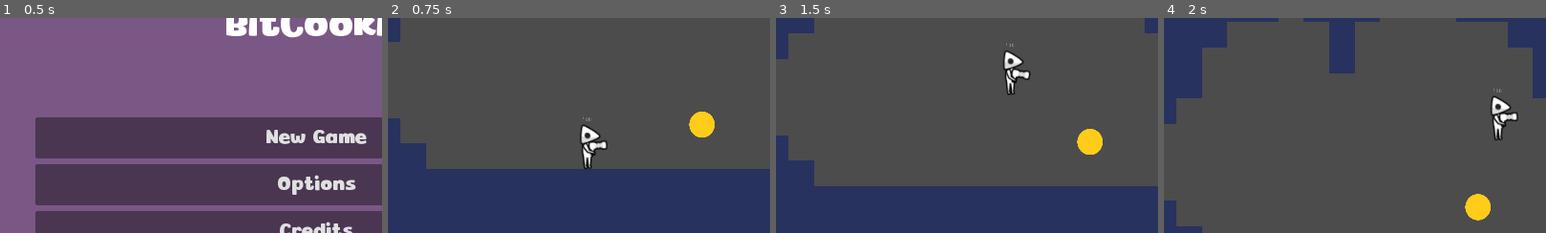
Above: before the commit, frames 1-4 (left to right).
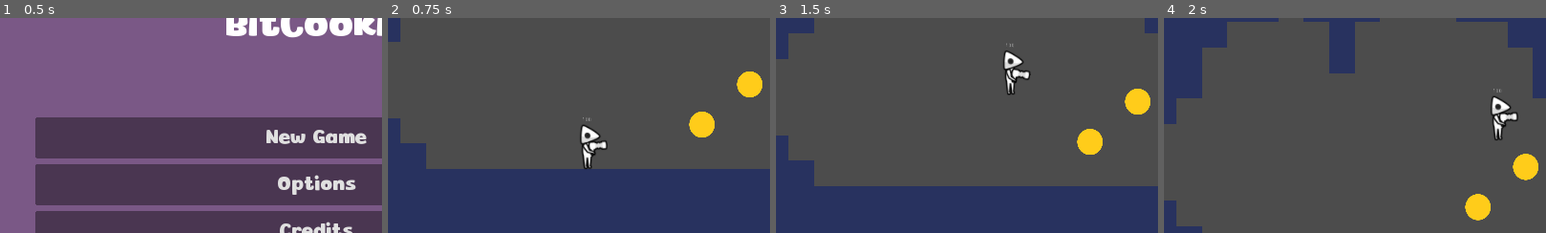
Above: after the commit, the same moments.

Repository: Addcrypto/Bit-Cookie
Game: Godot game, scene res://src/menus/MainMenu.tscn
Same seed, same stepped clock (60 frames per second), same inputs: the game is played once before the commit and once after it.
Inputs (mouse positions are % of the whole screen's width and height, from its top left):
- Up to frame 1 (0.5 s): no input
- Up to frame 2 (0.75 s): click "New Game" at 0.5 s
- Up to frame 3 (1.5 s): tap Enter at 1.25 s; move the mouse to (72, 45) at 1.27 s; hold D (move_right) from 1.28 s (still down); hold Space (jump) from 1.28 s (still down)
- Up to frame 4 (2 s): keep holding D (move_right); keep holding Space (jump)
The pictures show only the part of the screen within x 8-58%, y 24-74%; the shares and areas given below are measured in that part.

Frame 1 is identical in both runs. In frame 2, 0.6% of the frame differs, in the area x 91-98%, y 24-37%; in frame 3, 0.6%; in frame 4, 0.7%, in the area x 91-98%, y 63-76%.

Commit message:
Enemies Drop Coins on Death and Fixed Coin Usage

Diff:
--- a/src/levels/Test1.tscn
+++ b/src/levels/Test1.tscn
@@ -288,16 +288,19 @@
 position = Vector2( 1324, -612 )
 LevelTo = "Test2.tscn"
 
-[node name="Coin" parent="Portal" instance=ExtResource( 12 )]
-position = Vector2( -374, 53 )
-
-[node name="Coin2" parent="Portal" instance=ExtResource( 12 )]
-position = Vector2( 869, -131 )
-
-[node name="Coin3" parent="Portal" instance=ExtResource( 12 )]
-position = Vector2( 3358, -1181 )
-
 [node name="Powerup_sprint" parent="." instance=ExtResource( 13 )]
 position = Vector2( 5730, -1999 )
 
+[node name="Coin" parent="." instance=ExtResource( 12 )]
+position = Vector2( 950, -559 )
+
+[node name="Coin2" parent="." instance=ExtResource( 12 )]
+position = Vector2( 2193, -743 )
+
+[node name="Coin3" parent="." instance=ExtResource( 12 )]
+position = Vector2( 4682, -1793 )
+
+[node name="Coin4" parent="." instance=ExtResource( 12 )]
+position = Vector2( 1070, -660 )
+
 [connection signal="child_exiting_tree" from="." to="Portal" method="_on_Root_child_exiting_tree"]
--- a/src/prefabs/Coin.tscn
+++ b/src/prefabs/Coin.tscn
@@ -7,6 +7,8 @@
 radius = 40.0
 
 [node name="Coin" type="Area2D"]
+collision_layer = 16
+collision_mask = 2
 script = ExtResource( 2 )
 
 [node name="Sprite" type="Sprite" parent="."]
--- a/src/prefabs/Enemies/FlyingEnemy.tscn
+++ b/src/prefabs/Enemies/FlyingEnemy.tscn
@@ -63,6 +63,7 @@
 [node name="CollisionShape2D" parent="Hitbox" index="0"]
 shape = SubResource( 7 )
 
+[connection signal="tree_exiting" from="." to="." method="_on_FlyingEnemy_tree_exiting"]
 [connection signal="area_entered" from="Hurtbox" to="." method="_on_Hurtbox_area_entered"]
 
 [editable path="Hurtbox"]
--- a/src/prefabs/Enemies/RollingEnemy.tscn
+++ b/src/prefabs/Enemies/RollingEnemy.tscn
@@ -45,6 +45,7 @@
 shape = SubResource( 3 )
 
 [connection signal="child_entered_tree" from="." to="." method="_on_RollingEnemy_child_entered_tree"]
+[connection signal="tree_exiting" from="." to="." method="_on_RollingEnemy_tree_exiting"]
 [connection signal="area_entered" from="Hurtbox" to="." method="_on_Hurtbox_area_entered"]
 [connection signal="body_entered" from="Hurtbox" to="." method="_on_Hurtbox_body_entered"]
 
--- a/src/scripts/Bullet.gd
+++ b/src/scripts/Bullet.gd
@@ -4,8 +4,9 @@
 var bullet_velocity: Vector2 = Vector2.ZERO
 # How long until the bullet despawns, in seconds
 var bullet_lifetime: float = 10
-
+var Damage: float = 0
 var bullet_owner: Node2D
+var group = ""
 
 # Give the bullet velocity
 func apply_impulse(impulse):
@@ -15,6 +16,7 @@
 # Bullets won't hit their owner
 func set_owner(owner):
     bullet_owner = owner
+    group = owner.get_groups()[0]
 
 # Destroy bullet when it's existed for too long
 func _increase_age(dt):
--- a/src/scripts/FlyingEnemy.gd
+++ b/src/scripts/FlyingEnemy.gd
@@ -7,6 +7,7 @@
 
 onready var bullet_emitter = $BulletEmitter
 const Bullet = preload("res://src/prefabs/Bullet.tscn")
+const Coin = preload("res://src/prefabs/Coin.tscn")
 
 var last_shot: float = 0
 var motion = Vector2.ZERO
@@ -39,10 +40,19 @@
     var bullet_vel = Vector2.RIGHT.rotated(rotation) * bullet_speed
 
     new_bullet.global_position = bullet_emitter.global_position
+    new_bullet.Damage = bullet_damage
     new_bullet.set_owner(self)
     new_bullet.apply_impulse(bullet_vel)
 
     main.add_child(new_bullet)
+
+func _make_coin():
+    var main = get_tree().current_scene
+    var new_coin = Coin.instance()
+    new_coin.global_position = self.global_position
+
+#    main.add_child(new_coin)
+    main.call_deferred("add_child", new_coin)
 
 func _shoot():
     if OS.get_ticks_msec() - last_shot < shoot_cooldown*1000:
@@ -63,6 +73,12 @@
         else:
             _shoot()
 
-
 func _on_Hurtbox_area_entered(_area):
     queue_free()
+
+
+
+func _on_FlyingEnemy_tree_exiting():
+    print("dead")
+    _make_coin()
+    pass # Replace with function body.
--- a/src/scripts/Gun.gd
+++ b/src/scripts/Gun.gd
@@ -2,6 +2,7 @@
 
 export var shoot_cooldown: float = .2
 export var bullet_speed: float = 1400
+export var bullet_damage: float = 10
 
 onready var sprite = $Sprite
 onready var bullet_emitter = $BulletEmitter
@@ -22,6 +23,7 @@
     new_bullet.global_position = bullet_emitter.global_position
     new_bullet.set_owner(get_parent())
     new_bullet.apply_impulse(bullet_vel)
+    new_bullet.Damage = bullet_damage
 
     main.add_child(new_bullet)
 
--- a/src/scripts/Menus/OptionVariables.gd
+++ b/src/scripts/Menus/OptionVariables.gd
@@ -9,6 +9,7 @@
 var MusicValue = 0
 var FXValue = 0
 var Fullscreen = false
+var Exiting = false
 
 # Called when the node enters the scene tree for the first time.
 func _ready():
--- a/src/scripts/Player.gd
+++ b/src/scripts/Player.gd
@@ -102,14 +102,14 @@
 
 # if called (from powerup) it will increase jump height for (time_duration) and resets it
 func Powerup_jump():
-  if power_up_signal == 1 && PlayerVariables.Coins == 3:
+  if power_up_signal == 1 && PlayerVariables.Coins >= 3:
     jump_height *= 1.5
     PlayerVariables.Coins -= 3
     power_up_signal = 0
 
 
 func Powerup_sprint():
-  if power_up_signal == 1 && PlayerVariables.Coins == 5:
+  if power_up_signal == 1 && PlayerVariables.Coins >= 5:
     walk_speed *= 1.5
     PlayerVariables.Coins -= 5
     power_up_signal = 0
@@ -137,7 +137,7 @@
     if(area.is_in_group("Hitbox")):
         print("Hurtbox saw: "+str(area.Damage))
         dmg = area.Damage
-    elif(area.bullet_owner.is_in_group("Enemies")):
-        print("Hurtbox shot by: "+str(area.bullet_owner.bullet_damage))
-        dmg = area.bullet_owner.bullet_damage
+    elif(area.group == "Enemies"):
+        print("Hurtbox shot by: "+str(area.Damage))
+        dmg = area.Damage
     DamageTaken(dmg)
--- a/src/scripts/PlayerVariables.gd
+++ b/src/scripts/PlayerVariables.gd
@@ -17,4 +17,4 @@
 
 func Reset():
     Health = 100
-    var Coins = 0
+    Coins = 0
--- a/src/scripts/Powerup.gd
+++ b/src/scripts/Powerup.gd
@@ -16,7 +16,7 @@
 #  pass
 func _on_Powerup_body_entered(body):
   print( "Player grabbed a powerup." )
-  if("Player") in body.name && PlayerVariables.Coins == 3:
+  if("Player") in body.name && PlayerVariables.Coins >= 3:
     body.power_up_signal = 1;
     body.Powerup_jump()
     queue_free()
--- a/src/scripts/RollingEnemy.gd
+++ b/src/scripts/RollingEnemy.gd
@@ -8,6 +8,8 @@
 export var Health = 100
 export var Direction = 1
 export var Detects_Cliffs = true
+
+const Coin = preload("res://src/prefabs/Coin.tscn")
 # Declare member variables here. Examples:
 # var a = 2
 # var b = "text"
@@ -35,6 +37,14 @@
 #func _process(delta):
 #    pass
 
+func _make_coin():
+    var main = get_tree().current_scene
+    var new_coin = Coin.instance()
+    new_coin.global_position = self.global_position
+
+#    main.add_child(new_coin)
+    main.call_deferred("add_child", new_coin)
+
 #attempt to signal to lose health and kill player.
 func _on_RollingEnemy_child_entered_tree(body):
 #  print(body)
@@ -56,3 +66,9 @@
     if(body.name == "Player"):
         queue_free()
     pass # Replace with function body.
+
+
+func _on_RollingEnemy_tree_exiting():
+    print("dead")
+    _make_coin()
+    pass # Replace with function body.
